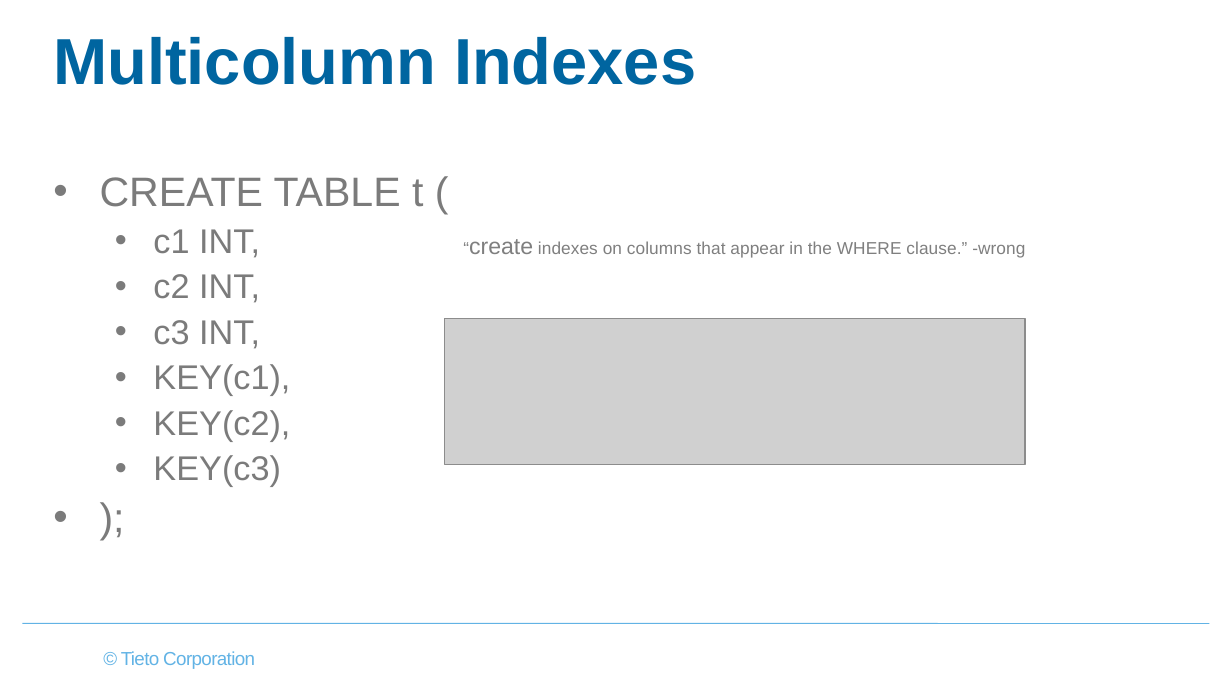
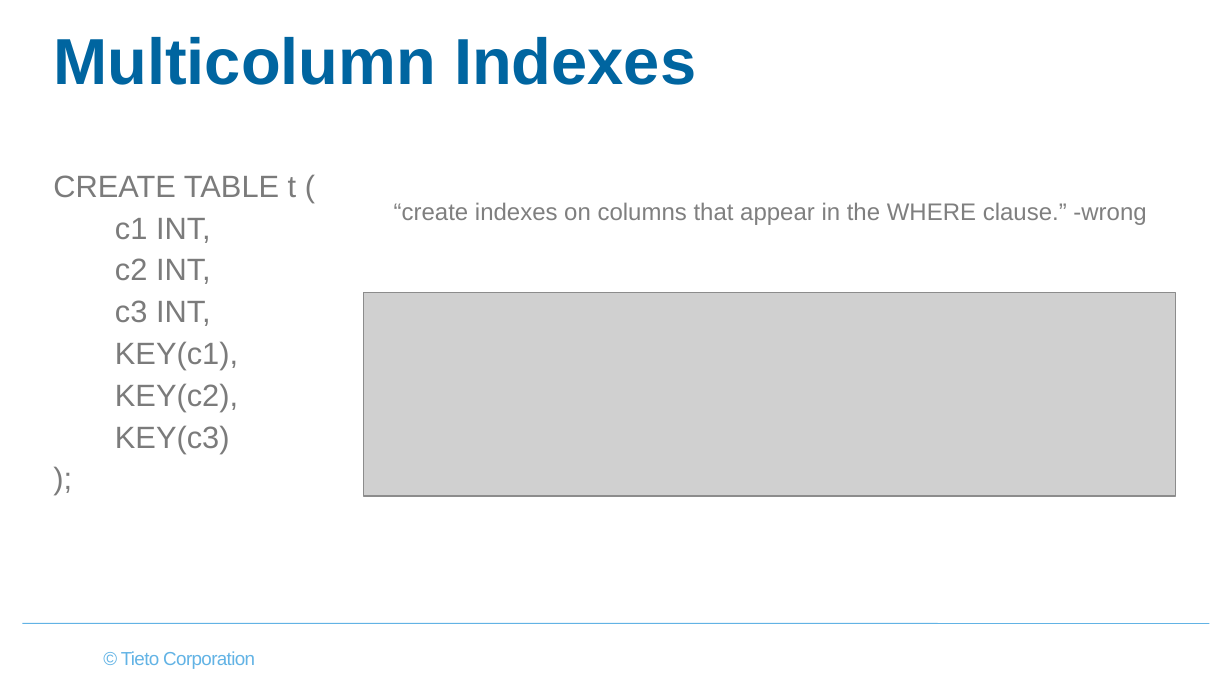
Before and after one commit to virh/case-study, a slide deck: slide 15 of vitess/MySQL Index & Orchestrator.pptx. Drawn at 1232x693 pixels with LibreOffice and Linux fonts; fonts in the diff are those of the drawing; grey boxes stand for pictures; background and template pictures are left out. Boxes give left, top, right and bottom in pixels: in the first picture for what was removed or moved away, otherwise in the second. Text is boxed around its words. In the diff, an @@ line names an element or a change of style, - is before the commit and + after.

```diff
--- a/vitess/MySQL Index & Orchestrator.pptx
+++ b/vitess/MySQL Index & Orchestrator.pptx
@@ text "CREATE TABLE t (" at bbox=[53, 175, 297, 453]: size 24 to 18 pt in "CREATE TABLE t (", ");"; size 20 to 18 pt in "c1 INT,", "c2 INT,", "c3 INT,", "KEY(c1)," and 2 more places; bullet • to none @@
@@ text "“create indexes on columns that ...": place and size @@
-text "“create indexes on columns that ..." at bbox=[469, 239, 1025, 257]
+text "“create indexes on columns that ..." at bbox=[394, 202, 1146, 225]
@@ text "“create indexes on columns that ..." at bbox=[394, 202, 1146, 225]: size 10.1 to 14 pt in "“create indexes on columns that appear in ..."; size 13.5 to 14 pt in "“create" @@
@@ picture: place and size @@
-picture at bbox=[445, 319, 1025, 464]
+picture at bbox=[363, 293, 1175, 496]
```
Also in this commit, not shown: 28 other slides changed, 1 slide added, 1 slide removed.
